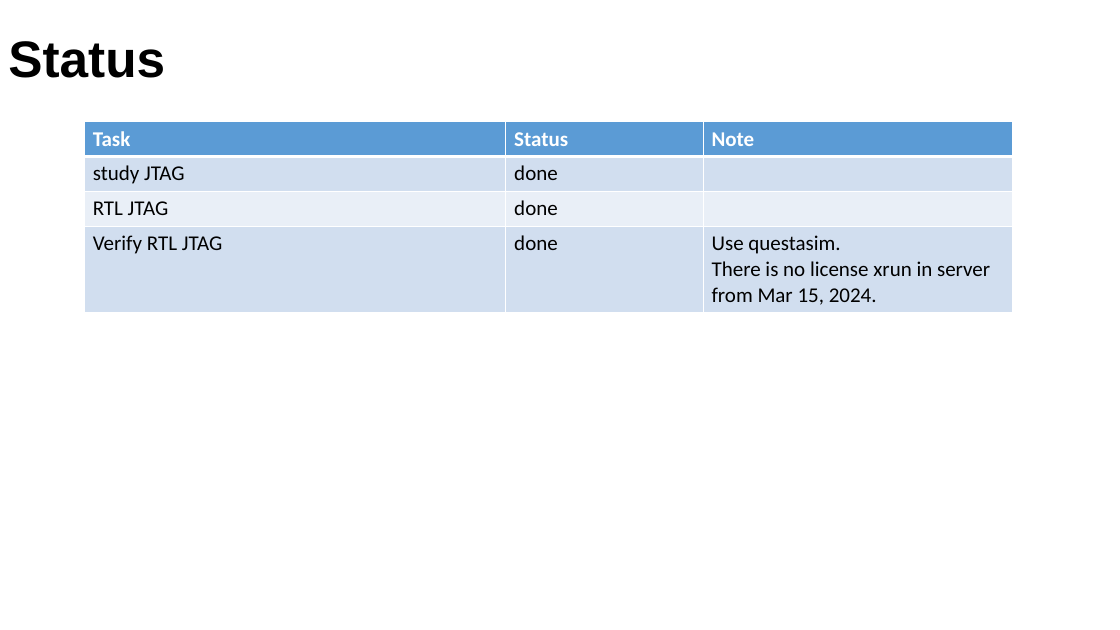
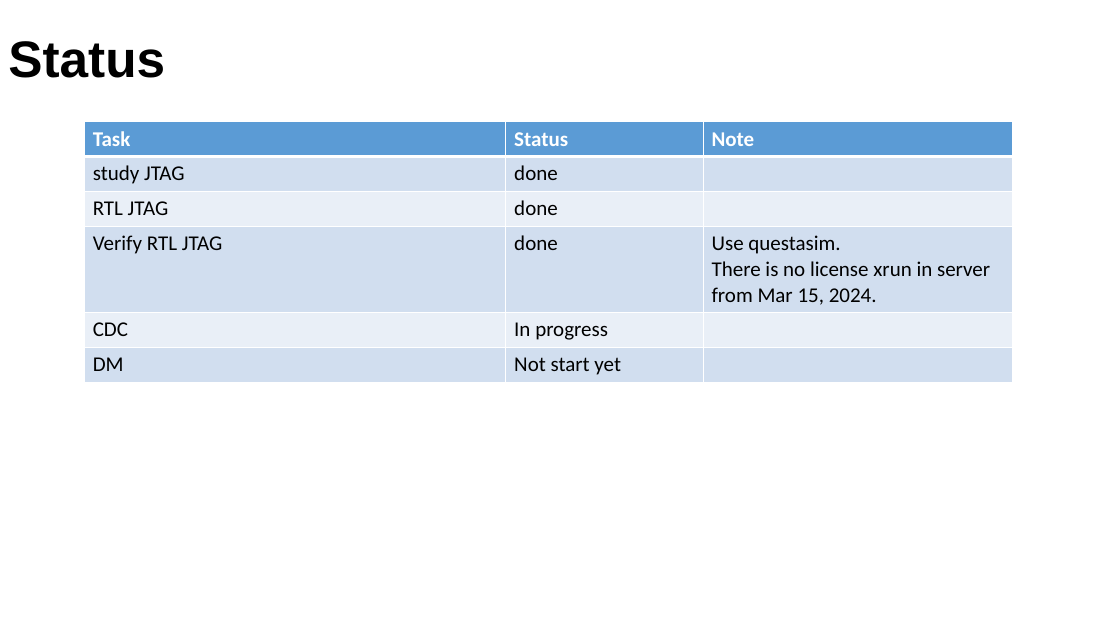
Before and after one commit to phuvg/jtag, a slide deck: slide 26 of doc/weekly_report_2024_03_14_1p0.pptx. Drawn at 1120x630 pixels with LibreOffice and Linux fonts; fonts in the diff are those of the drawing. Boxes give left, top, right and bottom in pixels: in the first picture for what was removed or moved away, otherwise in the second. Text is boxed around its words. In the diff, an @@ line names an element or a change of style, - is before the commit and + after.

Commit message:
update slide

```diff
--- a/doc/weekly_report_2024_03_14_1p0.pptx
+++ b/doc/weekly_report_2024_03_14_1p0.pptx
@@ table at bbox=[84, 122, 1012, 381] @@
+row 5: CDC | In progress | 
+row 6: DM | Not start yet | 
```
